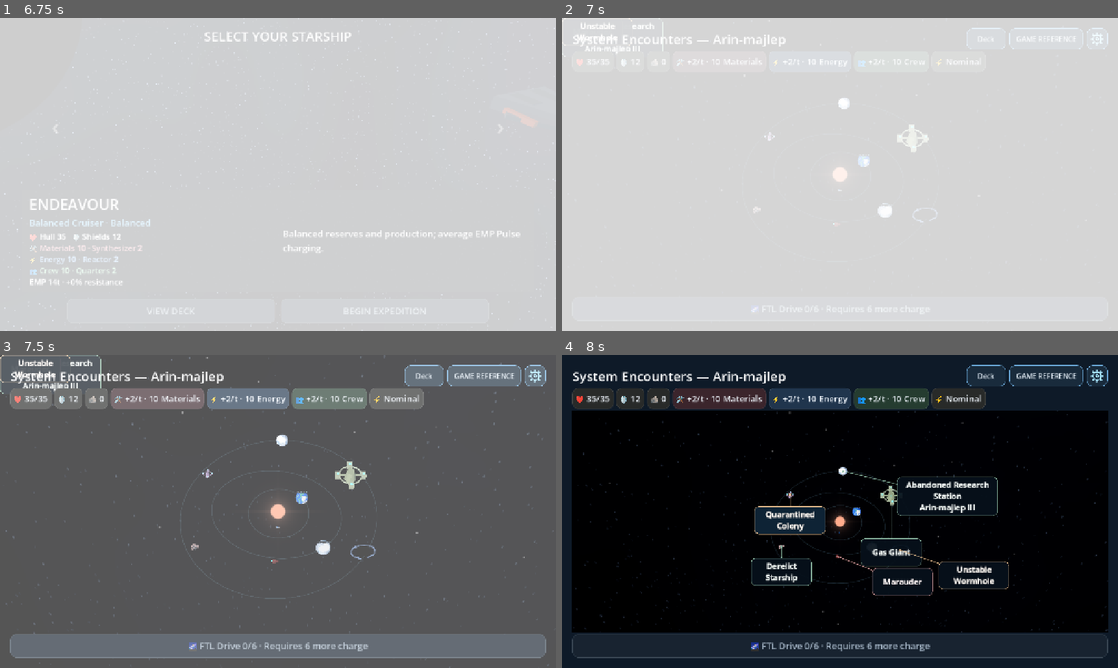
Above: before the commit, frames 1-4 (two rows, left to right).
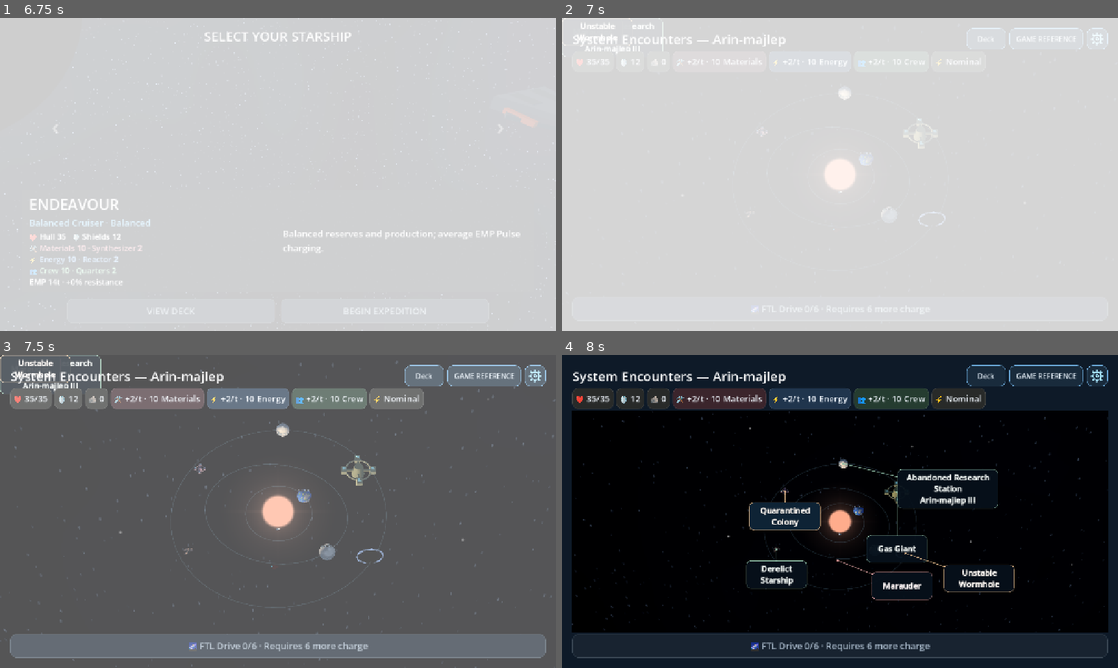
Above: after the commit, the same moments.

Repository: RPGMaster2000/arcospace
Game: Godot game, scene res://scenes/battle_setup.tscn
The game is run twice, just before and just after one commit, with the same random seed, the same clock (stepped at 60 frames per second) and the same inputs. Sound files missing from this copy of the repository are replaced by a short silence.
Inputs (mouse positions are in pixels of both pictures, inside the frame that each line leads up to):
- Up to frame 1 (6.75 s): tap Enter (ui_accept) at 0.5, 0.77, 4.52, 5 s; move the mouse to (400, 158) at 0.52 s; hold Right (ui_right) 0.53-1.25 s; tap Tab at 0.6, 2.1, 4.35, 5.85 s; click (400, 158) at 0.67 s; drag from (166, 190) to (250, 237) at 1.27 s; move the mouse to (333, 105) at 2.02 s; hold Right (ui_right) 2.03-2.75 s; drag from (250, 237) to (111, 127) at 2.77 s; click "BEGIN EXPEDITION" at 3.5 s; move the mouse to (444, 221) at 4.27 s; hold Left (ui_left) 4.28-5 s; drag from (111, 127) to (194, 96) at 5.02 s; move the mouse to (305, 174) at 5.77 s; hold Down (ui_down) 5.78-6.5 s; click (305, 174) at 5.92 s; drag from (194, 96) to (166, 190) at 6.52 s
- Up to frame 2 (7 s): no input
- Up to frame 3 (7.5 s): move the mouse to (400, 495) at 7.27 s; hold Up (ui_up) from 7.28 s (still down); tap Tab at 7.35 s
- Up to frame 4 (8 s): keep holding Up (ui_up); tap Enter (ui_accept) at 7.52 s

Frame 1 is identical in both runs. In frame 2, 0.7% of the frame differs, in the area x 34-69%, y 22-67%; in frame 3, 2.0%; in frame 4, 5.6%, in the area x 1-99%, y 17-89%.

Commit message:
Calibrate distant low-FOV star-map camera and central sun lighting

Diff:
--- a/scripts/presentation/star_system/map_settings.gd
+++ b/scripts/presentation/star_system/map_settings.gd
@@ -1,8 +1,13 @@
 extends Resource
 ## Presentation tuning only. No expedition state or random encounters live here.
-@export var overview_position := Vector3(0, 90, 67.5)
+@export var overview_position := Vector3(0, 112, 78)
 @export var overview_target := Vector3.ZERO
-@export_range(15.0, 60.0) var field_of_view: float = 29.0
+@export_range(15.0, 60.0) var field_of_view: float = 22.0
+@export_group("System lighting")
+@export_range(0.0, 1.0, 0.01) var ambient_light_energy: float = 0.28
+@export_range(1.0, 2.0, 0.1) var sun_core_scale: float = 2.0
+@export_range(0.0, 8.0, 0.1) var sunlight_energy: float = 2.8
+@export_range(32.0, 96.0, 1.0) var sunlight_range: float = 64.0
 @export_group("Overview zoom and system borders")
 @export_range(0.5, 2.0, 0.01) var default_zoom: float = 1.20
 @export_range(0.5, 2.0, 0.01) var minimum_zoom: float = 0.95
--- a/scripts/presentation/star_system/star_map_3d.gd
+++ b/scripts/presentation/star_system/star_map_3d.gd
@@ -72,11 +72,15 @@
 	environment.environment.background_color = Color("020611")
 	environment.environment.ambient_light_source = Environment.AMBIENT_SOURCE_COLOR
 	environment.environment.ambient_light_color = Color("92afcf")
-	environment.environment.ambient_light_energy = 0.75
+	environment.environment.ambient_light_energy = settings.ambient_light_energy
 	world.add_child(environment)
-	var light := DirectionalLight3D.new()
-	light.rotation_degrees = Vector3(-40, -25, 0)
-	light.light_energy = 1.6
+	var light := OmniLight3D.new()
+	light.name = "SunLight"
+	light.light_color = Color(1.0,0.88,0.70)
+	light.light_energy = settings.sunlight_energy
+	light.omni_range = settings.sunlight_range
+	light.omni_attenuation = 0.35
+	light.shadow_enabled = false
 	world.add_child(light)
 
 
@@ -140,6 +144,7 @@
 	var material := ShaderMaterial.new()
 	material.shader = preload("res://shaders/menu_sun.gdshader")
 	material.set_shader_parameter("sun_color", visual_data.star_color)
+	material.set_shader_parameter("core_scale",settings.sun_core_scale)
 	material.render_priority = 10
 	disc.material_override = material
 	objects[-100] = disc
--- a/shaders/menu_sun.gdshader
+++ b/shaders/menu_sun.gdshader
@@ -2,6 +2,8 @@
 render_mode unshaded, blend_mix, depth_draw_never, cull_disabled, fog_disabled;
 // One occludable billboard: warm disc, corona and restrained optical streaks.
 uniform vec4 sun_color : source_color = vec4(1.0, 0.76, 0.4, 1.0);
+// Default preserves title/battle presentation; map materials may enlarge the core.
+uniform float core_scale : hint_range(1.0, 2.0) = 1.0;
 uniform float flare_intensity : hint_range(0.0, 1.0) = 0.22;
 void vertex() {
 	MODELVIEW_MATRIX = VIEW_MATRIX * mat4(INV_VIEW_MATRIX[0], INV_VIEW_MATRIX[1], INV_VIEW_MATRIX[2], MODEL_MATRIX[3]);
@@ -9,8 +11,8 @@
 void fragment() {
 	vec2 p = (UV - vec2(0.5)) * 2.0;
 	float r = length(p);
-	float disc = 1.0 - smoothstep(0.10, 0.14, r);
-	float corona = exp(-r * 9.0) * 0.65;
+	float disc = 1.0 - smoothstep(0.10 * core_scale, 0.14 * core_scale, r);
+	float corona = exp(-r * 9.0 / core_scale) * 0.65;
 	float rays = (exp(-abs(p.y) * 100.0) + exp(-abs(p.x) * 65.0) * 0.3) * exp(-r * 3.0);
 	float fade = 1.0 - smoothstep(0.7, 1.0, r);
 	ALBEDO = sun_color.rgb;
--- a/tests/planet_presentation_test.gd
+++ b/tests/planet_presentation_test.gd
@@ -21,6 +21,10 @@
 	var map = preload("res://scenes/star_system_3d.tscn").instantiate()
 	map.player_profile = preload("res://ships/player/endeavour.tres")
 	root.add_child(map)
+	check(map.camera.fov==22.0,"Map overview uses a compressed low-FOV presentation")
+	check(map.world.get_node("SunLight") is OmniLight3D,"Map is lit from the central sun")
+	check(map.world.get_node("SunLight").position==Vector3.ZERO,"Sun light is centered on the orbital focus")
+	check(map.world.find_children("*","DirectionalLight3D",true,false).is_empty(),"No unrelated directional map light")
 	var entries: Array = []
 	for i in range(6):
 		entries.append({"index":i,"name":"Encounter %d" % i,"text":"Destination","tooltip":"Existing encounter","color":Color.CORNFLOWER_BLUE,"completed":false,"model_kind":["mining_operation","research_station","gas_giant","quarantined_colony","derelict_starship","battle"][i]})
@@ -117,6 +121,7 @@
 	replacement.free()
 	check(map.ship.scale.is_equal_approx(Vector3.ONE*0.175),"Star-map player ship is half its previous size")
 	check(map.objects[-100].mesh.size==Vector2(18,18),"Star-map sun is 50 percent larger")
+	check(map.objects[-100].material_override.get_shader_parameter("core_scale")==2.0,"Map sun uses a stronger central core")
 	for planet in map.planet_nodes.values():
 		check(planet.scale.is_equal_approx(Vector3.ONE*1.5),"Star-map planets are 50 percent larger")
 	check(map.objects[5].scale.is_equal_approx(Vector3.ONE*0.275),"Star-map enemy ship is half its previous size")
Not shown, changed: docs/procedural_star_system.md
